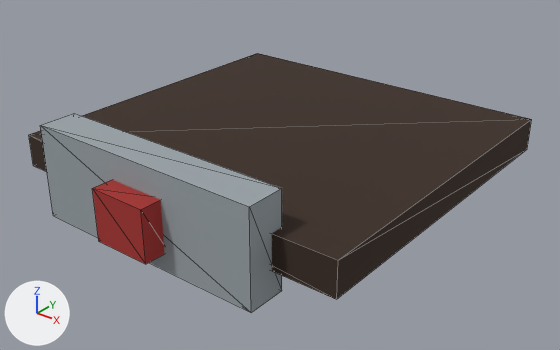
A saved change to the glTF model jarvis/ui/web/frontend/src/assets/society/figures/parts/biped/face_extra-respirator.glb.
Camera for both pictures: a 50 mm camera at (1.068, -1.353, 2.278) aimed at (0.052, -0.083, 1.491). The lights are fixed; the arrows at lower left show +X, +Y and +Z. The first picture is the older version. Mesh edges are drawn as thin lines. Vertices at exactly the same position are counted once.

In view in the first picture: 'face_extra-respirator'.
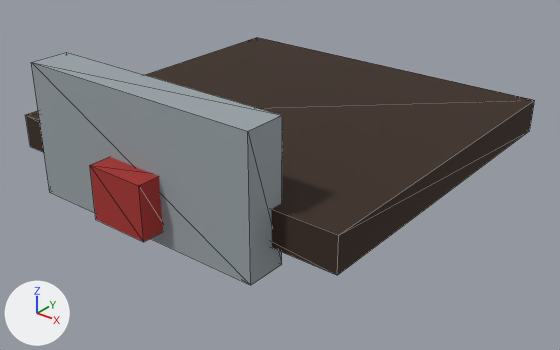
The change, as a diff of the scene's bpy script:
```diff
--- a/jarvis/ui/web/frontend/src/assets/society/figures/parts/biped/face_extra-respirator.glb.py
+++ b/jarvis/ui/web/frontend/src/assets/society/figures/parts/biped/face_extra-respirator.glb.py
@@ me_face_extra_respirator @@
 # used by ob_face_extra_respirator; location = (0.0, 0.0, 0.0)
-me_face_extra_respirator.from_pydata(...)  # 24 vertices, 36 faces; spans x -0.44..0.44, y -0.52..0.42, z 1.43..1.65
+me_face_extra_respirator.from_pydata(...)  # 24 vertices, 36 faces; spans x -0.44..0.44, y -0.52..0.42, z 1.49..1.79
+# me_face_extra_respirator part 1: the loose piece of 8 vertices spanning x -0.294..0.294, y -0.47..-0.38, z 1.43..1.65 is scaled about its middle by (1, 1, 1.36), then moved by (0.0, 0.0, 0.1)
+# me_face_extra_respirator part 2: the loose piece of 8 vertices spanning x -0.07..0.07, y -0.52..-0.46, z 1.47..1.59 is moved by (0.0, 0.0, 0.05)
+# me_face_extra_respirator part 3: the loose piece of 8 vertices spanning x -0.44..0.44, y -0.41..0.42, z 1.49..1.57 is moved by (0.0, 0.0, 0.05)
 me_face_extra_respirator.materials.append(mat_face_extra_respirator_sheet)
```

Location of each change, [x1, y1, x2, y2] in pixels of the pictures (560 x 350 px; the box of a moved part takes in the faces that stretch with it):
'face_extra-respirator', reshaped
    before: [29, 53, 532, 312]
    after: [26, 37, 534, 285]
part 1 of me_face_extra_respirator, moved or reshaped
    before: [40, 113, 282, 312]
    after: [31, 52, 282, 285]
part 2 of me_face_extra_respirator, moved or reshaped
    before: [92, 180, 165, 264]
    after: [90, 157, 163, 242]
part 3 of me_face_extra_respirator, moved or reshaped
    before: [29, 53, 532, 299]
    after: [26, 37, 534, 275]
